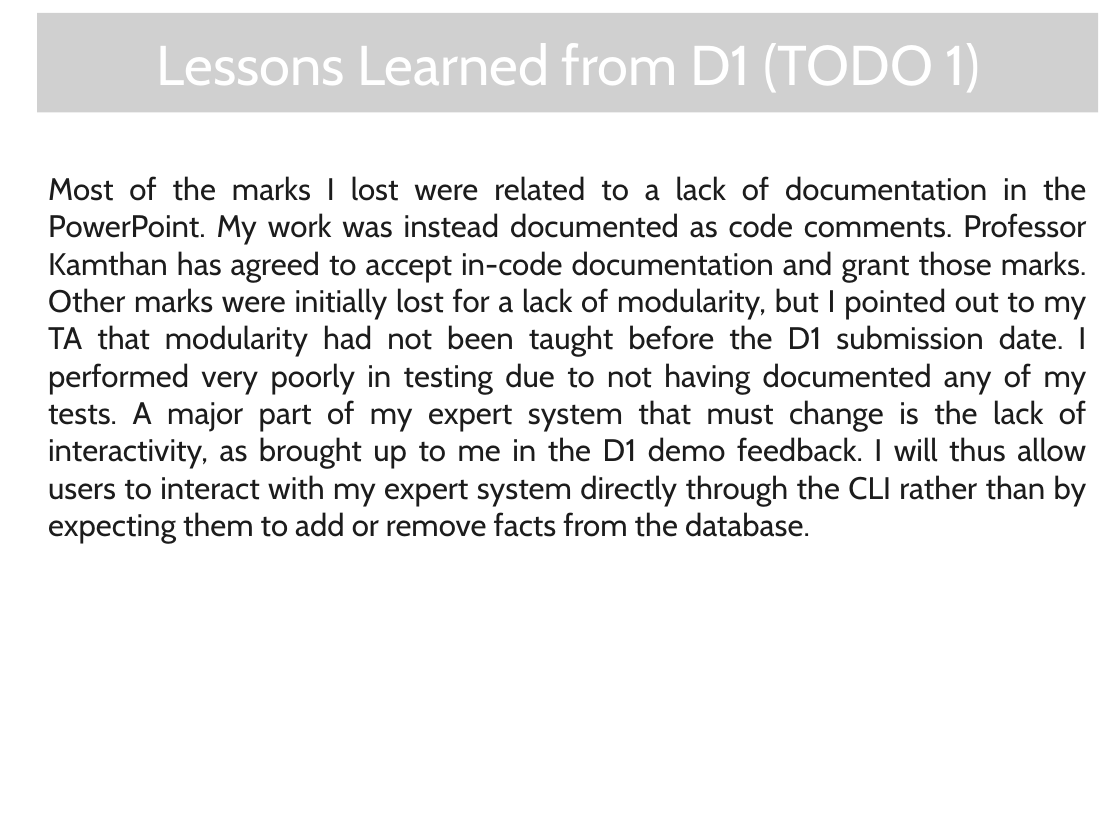
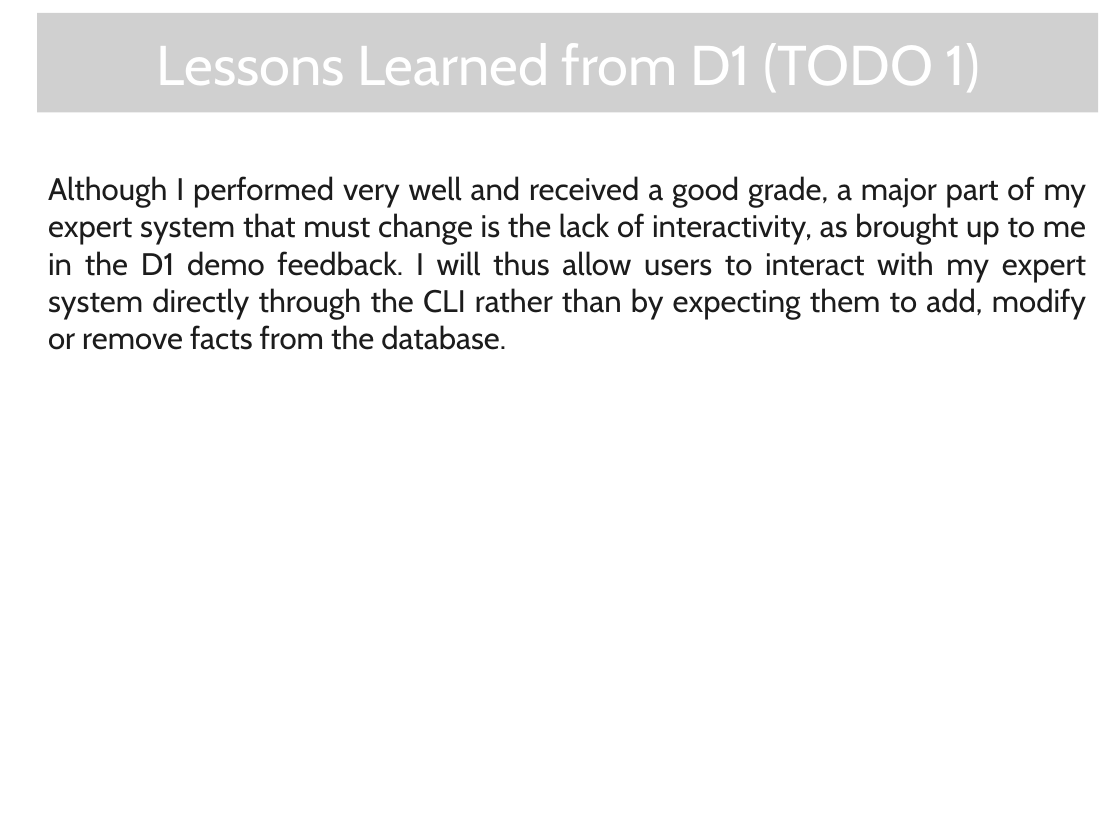
Before and after one commit to Mikachupichu/central-banking-expert-system, a slide deck: slide 3 of A-D2.pptx. Drawn at 1120x840 pixels with LibreOffice and Linux fonts; fonts in the diff are those of the drawing; grey boxes stand for pictures; background and template pictures are left out. Boxes give left, top, right and bottom in pixels: in the first picture for what was removed or moved away, otherwise in the second. Text is boxed around its words. In the diff, an @@ line names an element or a change of style, - is before the commit and + after.

```diff
--- a/A-D2.pptx
+++ b/A-D2.pptx
@@ text at bbox=[48, 176, 1087, 350]: text changed @@
-Most of the marks I lost were related to a lack of documentation in the PowerPoint. My work was instead documented as code comments. Professor Kamthan has agreed to accept in-code documentation and grant those marks. Other marks were initially lost for a lack of modularity, but I pointed out to my TA that modularity had not been taught before the D1 submission date. I performed very poorly in testing due to not having documented any of my tests. A major part of my expert system that must change is the lack of interactivity, as brought up to me in the D1 demo feedback. I will thus allow users to interact with my expert system directly through the CLI rather than by expecting them to add or remove facts from the database.
+Although I performed very well and received a good grade, a major part of my expert system that must change is the lack of interactivity, as brought up to me in the D1 demo feedback. I will thus allow users to interact with my expert system directly through the CLI rather than by expecting them to add, modify or remove facts from the database.
```
Also in this commit, not shown: 2 other slides changed, 3 slides added, 2 slides removed, 1 other file.
